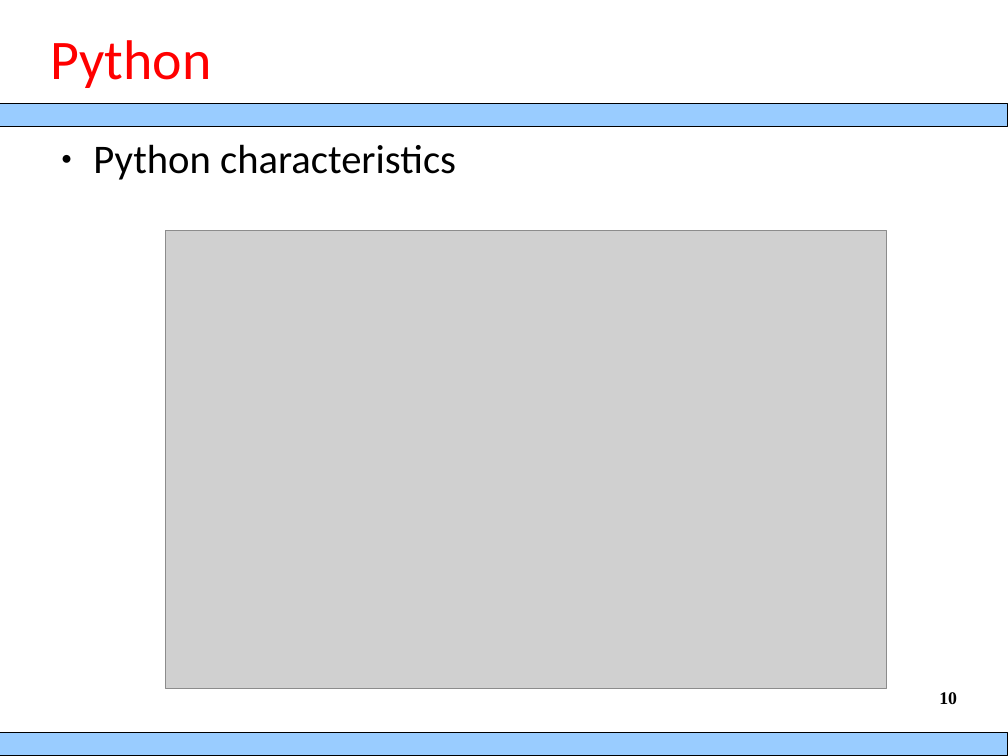
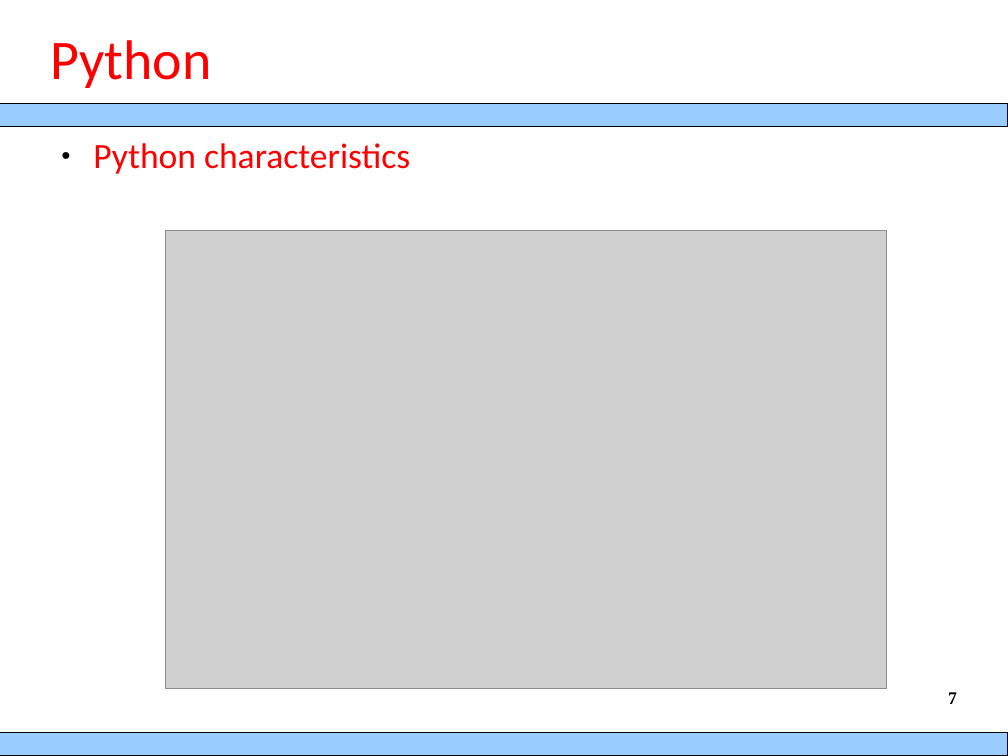
Before and after one commit to berradais/DNA-2021-2022, a slide deck: slide 7 of 2-Python_Basis/00.Python overview.ppt (slide 10 before the commit). Drawn at 1008x756 pixels with LibreOffice and Linux fonts; fonts in the diff are those of the drawing; grey boxes stand for pictures; background and template pictures are left out. Boxes give left, top, right and bottom in pixels: in the first picture for what was removed or moved away, otherwise in the second. Text is boxed around its words. In the diff, an @@ line names an element or a change of style, - is before the commit and + after.

Commit message:
update python basis

```diff
--- a/2-Python_Basis/00.Python overview.ppt
+++ b/2-Python_Basis/00.Python overview.ppt
@@ text "Python characteristics" at (x1=93, y1=143, x2=410, y2=174): size 32 to 28 pt, text colour #000000 to #FF0000 @@
@@ page number at (x1=948, y1=692, x2=957, y2=704): text changed @@
-10
+7
```
Also in this commit, not shown: 4 other slides changed, 3 slides removed, 4 other files.
